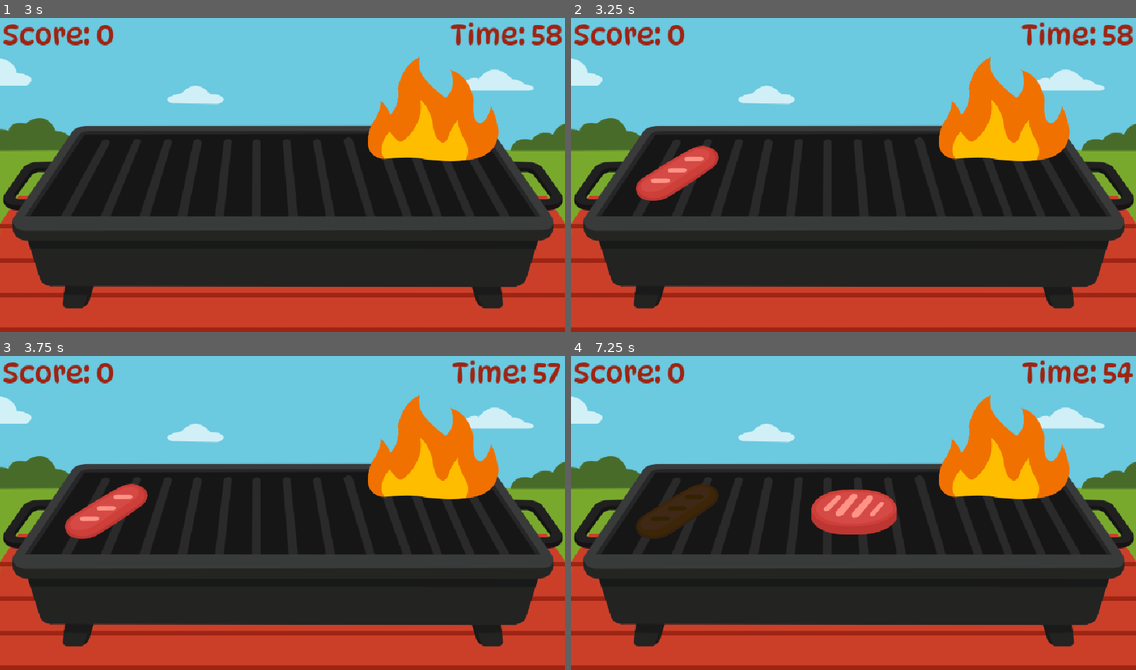
Above: before the commit, frames 1-4 (two rows, left to right).
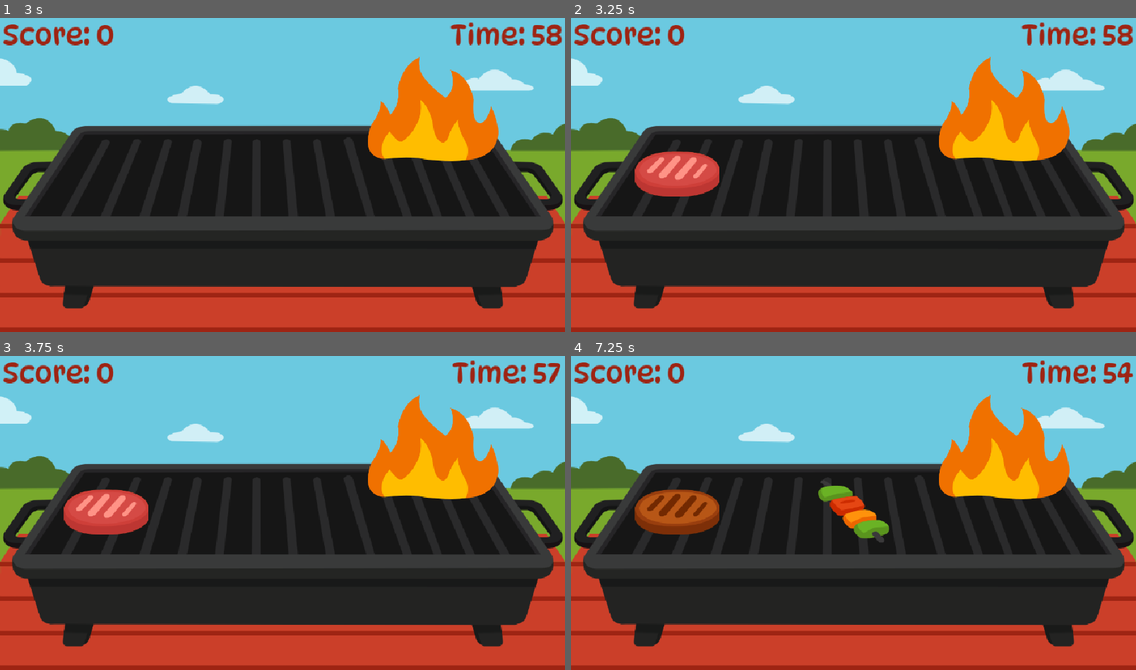
Above: after the commit, the same moments.

Repository: Allus-Interactive/30-days-of-summer-2025
Game: Godot game, scene res://scenes/menus/title_screen.tscn
Same seed, same stepped clock (60 frames per second), same inputs: the game is played once before the commit and once after it.
Inputs (mouse positions are in pixels of both pictures, inside the frame that each line leads up to):
- Up to frame 1 (3 s): move the mouse to (406, 156) at 0.52 s; tap Space (start) every 0.75 s from 0.6 to 2.85 s; click (406, 156) at 0.67 s; tap Enter at 1.25 s; move the mouse to (169, 187) at 1.27 s; click (169, 187) at 1.42 s; move the mouse to (339, 102) at 2.02 s; click (339, 102) at 2.17 s; move the mouse to (254, 237) at 2.77 s; click (254, 237) at 2.92 s
- Up to frame 2 (3.25 s): no input
- Up to frame 3 (3.75 s): move the mouse to (107, 509) at 3.52 s; tap Space (start) at 3.6 s; click (107, 509) at 3.67 s
- Up to frame 4 (7.25 s): tap Space (start) at 4.25, 4.35, 5.1, 5.85, 6.6 s; move the mouse to (684, 462) at 4.27 s; click (684, 462) at 4.42 s; move the mouse to (881, 509) at 5.02 s; click (881, 509) at 5.17 s; move the mouse to (853, 509) at 5.77 s; click (853, 509) at 5.92 s; move the mouse to (977, 494) at 6.52 s; click (977, 494) at 6.67 s

Frame 1 is identical in both runs. In frame 2, 1.4% of the frame differs, in the area x 11-27%, y 40-59%; in frame 3, 1.4%; in frame 4, 4.1%, in the area x 11-58%, y 39-60%.

Commit message:
implemented shish kebab

Diff:
--- a/resources/food resources/burger.tres
+++ b/resources/food resources/burger.tres
@@ -11,6 +11,6 @@
 texture_raw = ExtResource("4_lg6k7")
 texture_cooked = ExtResource("3_kwyel")
 texture_burned = ExtResource("2_rcvaj")
-cooking_time = 3.0
-burned_time = 5.0
+cooking_time = 2.5
+burned_time = 4.5
 metadata/_custom_type_script = "uid://wen53ih1kr00"
--- /dev/null
+++ b/resources/food resources/shish-kebab.tres
@@ -0,0 +1,16 @@
+[gd_resource type="Resource" script_class="FoodData" load_steps=5 format=3 uid="uid://b6fwi5nt4l18v"]
+
+[ext_resource type="Script" uid="uid://wen53ih1kr00" path="res://resources/food_data.gd" id="1_smf76"]
+[ext_resource type="Texture2D" uid="uid://c7enu0a2ttl85" path="res://assets/food/shish kebab/shish_kebab_burnt.png" id="2_smf76"]
+[ext_resource type="Texture2D" uid="uid://kb7we3q6qoyl" path="res://assets/food/shish kebab/shish_kebab_cooked.png" id="3_0a1rq"]
+[ext_resource type="Texture2D" uid="uid://c3k752hv4guwc" path="res://assets/food/shish kebab/shish_kebab_raw.png" id="4_daf40"]
+
+[resource]
+script = ExtResource("1_smf76")
+food_name = "Shish Kebab"
+texture_raw = ExtResource("4_daf40")
+texture_cooked = ExtResource("3_0a1rq")
+texture_burned = ExtResource("2_smf76")
+cooking_time = 1.5
+burned_time = 3.0
+metadata/_custom_type_script = "uid://wen53ih1kr00"
--- a/scenes/grill_master.gd
+++ b/scenes/grill_master.gd
@@ -4,6 +4,7 @@
 const FOOD_TYPES =[
 	preload("res://resources/food resources/burger.tres"),
 	preload("res://resources/food resources/sausage.tres"),
+	preload("res://resources/food resources/shish-kebab.tres"),
 ]
 
 
Binary file added: assets/food/shish kebab/shish_kebab_burnt.png
Not shown, added: assets/food/shish kebab/shish_kebab_burnt.png.import
Binary file added: assets/food/shish kebab/shish_kebab_cooked.png
Not shown, added: assets/food/shish kebab/shish_kebab_cooked.png.import
Binary file added: assets/food/shish kebab/shish_kebab_raw.png
Not shown, added: assets/food/shish kebab/shish_kebab_raw.png.import
